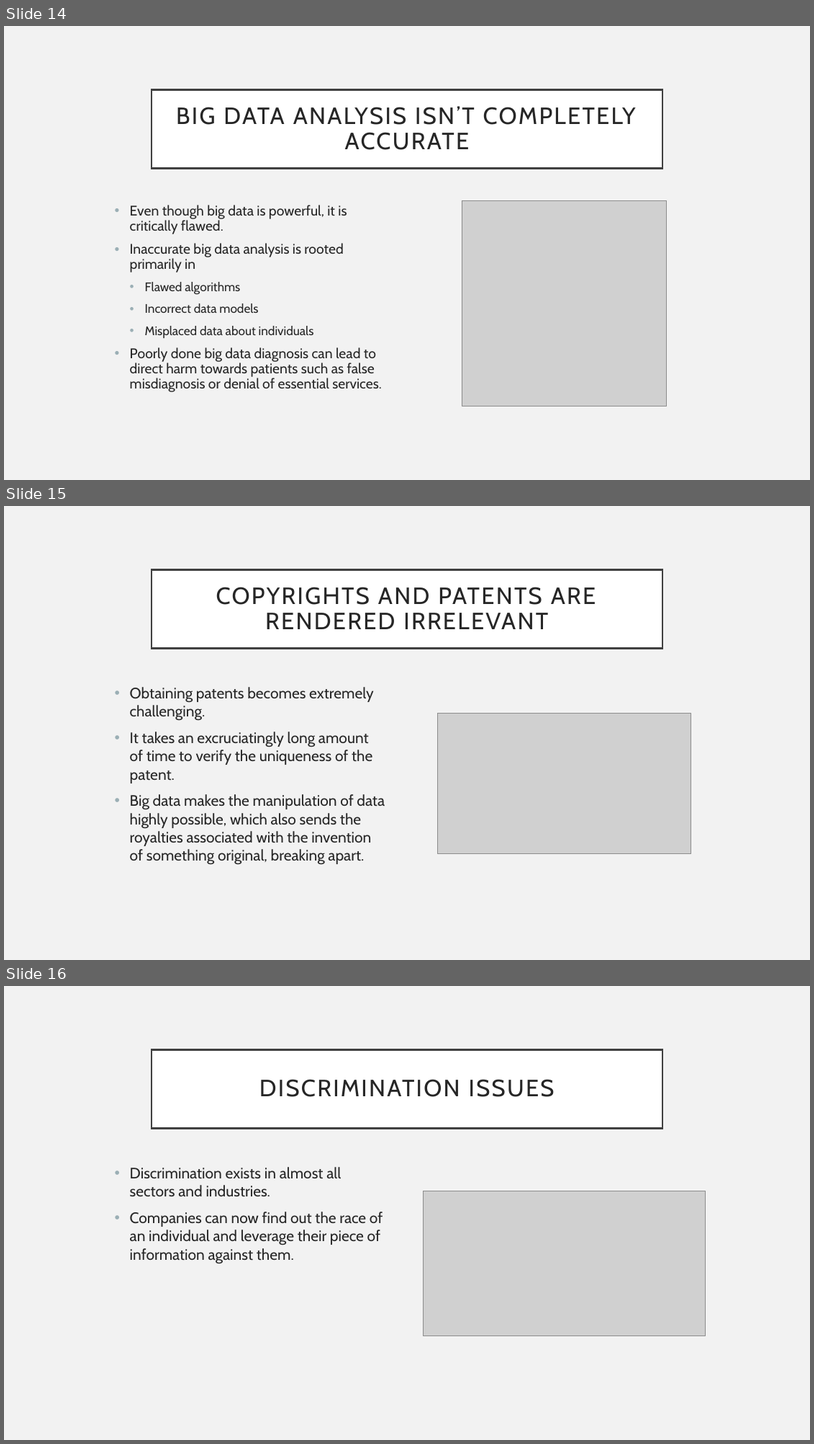
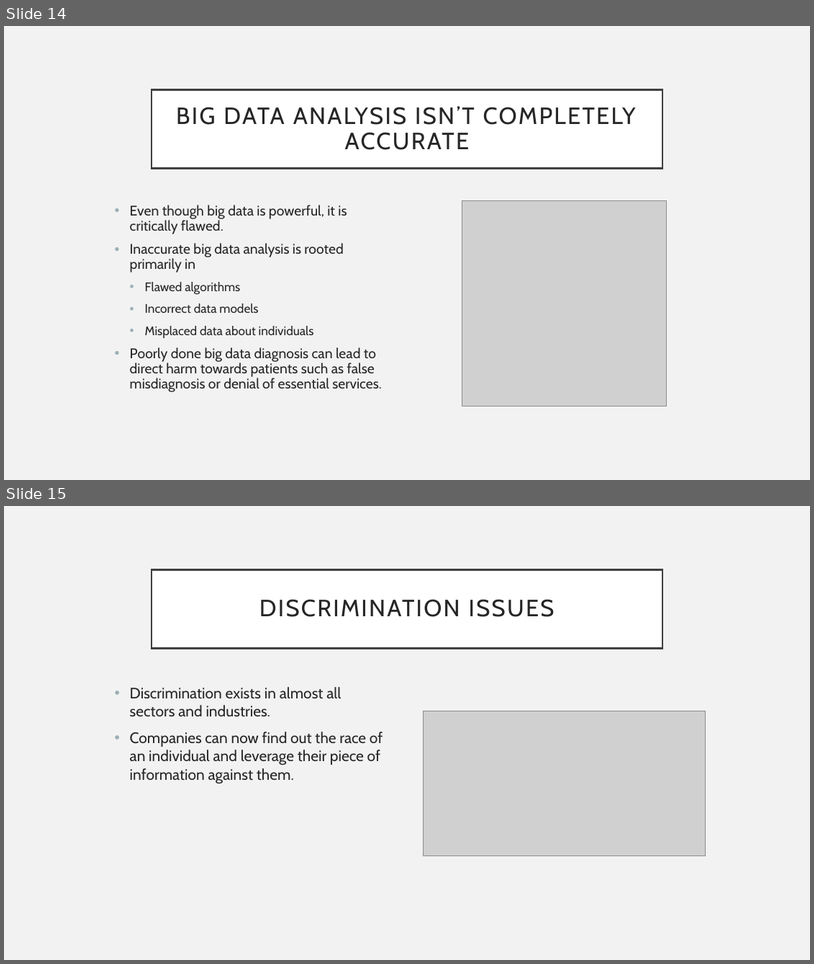
Before and after one commit to ZhangNingSAU/Spring-2022-CSCI560-Data-Security-and-Privacy, a slide deck: Projects/Final/CSCI560_FinalExamPresentation_IssaKaradsheh(0753122).pptx. Shown one above the other, each under a label of ours: slides 14, 15 and 16 before the commit, slides 14 and 15 after it. The pictures are 814x1444 and 814x964 pixels, drawn with LibreOffice and Linux fonts; fonts in the diff are those of the drawing; grey boxes stand for pictures. Boxes give left, top, right and bottom in pixels: in the first picture for what was removed or moved away, otherwise in the second. Text is boxed around its words. In the diff, an @@ line names an element or a change of style, - is before the commit and + after.

```diff
--- a/Projects/Final/CSCI560_FinalExamPresentation_IssaKaradsheh(0753122).pptx
+++ b/Projects/Final/CSCI560_FinalExamPresentation_IssaKaradsheh(0753122).pptx
@@ slide 15 removed at [4, 506, 810, 960], background #F2F2F2 @@
@@ title removed at [152, 569, 663, 648] @@
-COPYRIGHTS AND PATENTS ARE RENDERED IRRELEVANT
@@ text removed at [130, 687, 385, 865] @@
-• Obtaining patents becomes extremely challenging.
-• It takes an excruciatingly long amount of time to verify the uniqueness of the patent.
-• Big data makes the manipulation of data highly possible, which also sends the royalties associated with the invention of something original, breaking apart.
@@ picture removed at [438, 713, 691, 853] @@
@@ what was slide 16 is now slide 15 @@
```
